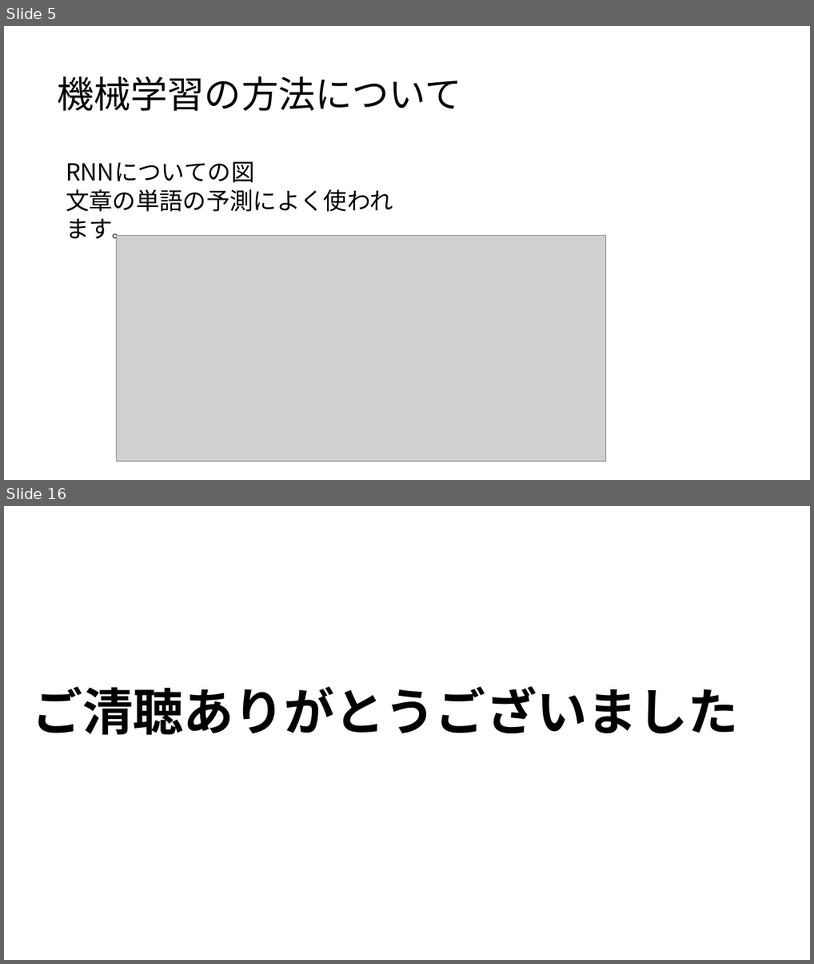
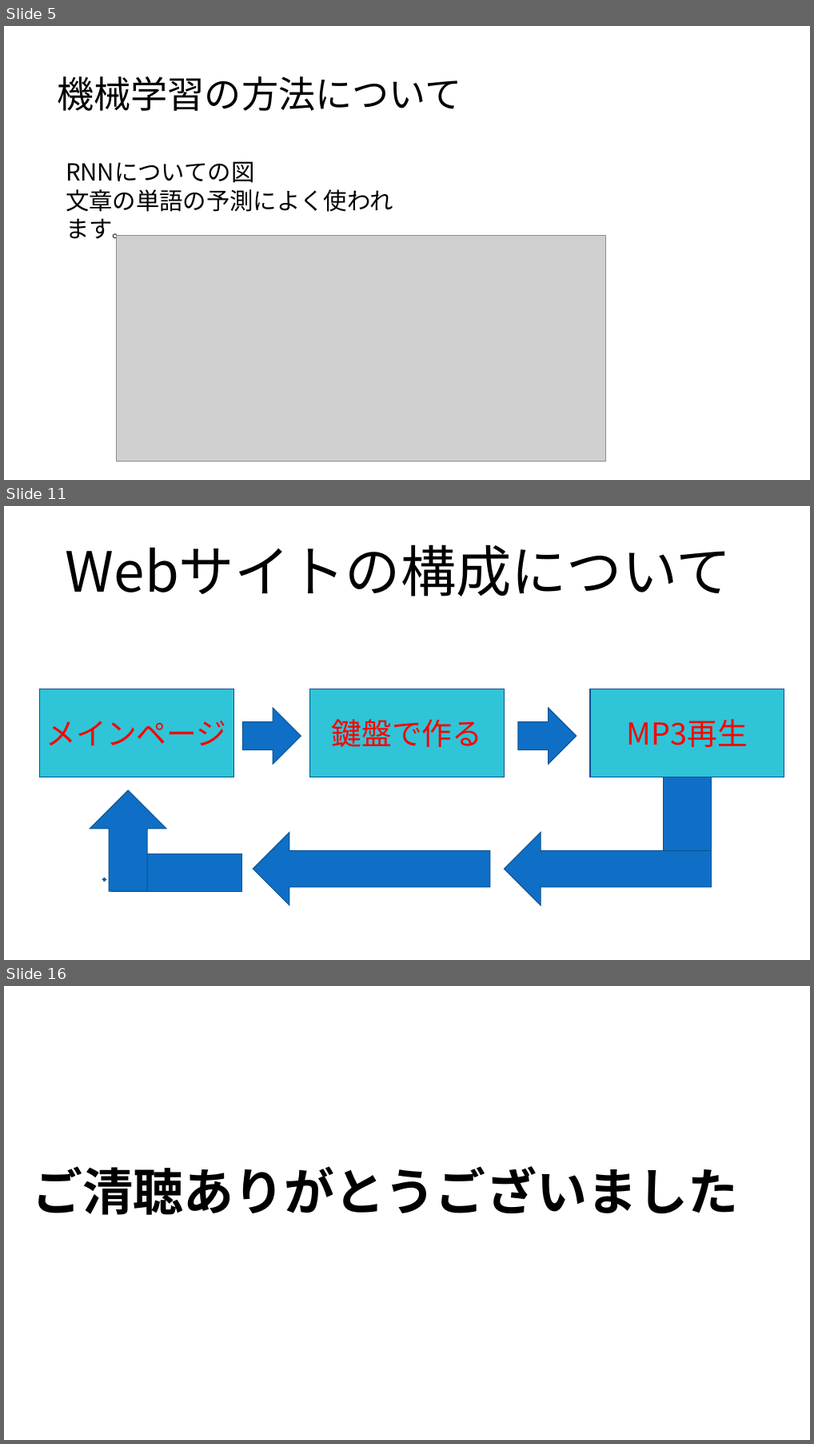
Before and after one commit to yoshitake266/bitComposer_prj, a slide deck: presentation/bit Composer2.pptx. Shown one above the other, each under a label of ours: slides 5 and 16 before the commit, slides 5, 11 and 16 after it; the slides between them are not shown. The pictures are 814x964 and 814x1444 pixels, drawn with LibreOffice and Linux fonts; fonts in the diff are those of the drawing; grey boxes stand for pictures. Boxes give left, top, right and bottom in pixels: in the first picture for what was removed or moved away, otherwise in the second. Text is boxed around its words. In the diff, an @@ line names an element or a change of style, - is before the commit and + after.

```diff
--- a/presentation/bit Composer2.pptx
+++ b/presentation/bit Composer2.pptx
@@ slide 11 added at [4,506,810,960], background #FFFFFF @@
@@ title added at [66,544,732,596], 66 pt, text #000000 @@
+Webサイトの構成について
@@ rectangle added at [39,689,234,777], fill #30C4D8, outline #0B5292 1 pt, 36 pt, text #FF0000 @@
+メインページ
@@ rectangle added at [310,689,504,777], fill #30C4D8, outline #0B5292 1 pt, 36 pt, text #FF0000 @@
+鍵盤で作る
@@ rectangle added at [591,689,785,777], fill #30C4D8, outline #0B5292 1 pt, 36 pt, text #FF0000 @@
+MP3再生
@@ right arrow added at [243,708,301,764], fill #0F6FC6, outline #0B5292 1 pt @@
@@ right arrow added at [518,708,576,764], fill #0F6FC6, outline #0B5292 1 pt @@
@@ up arrow added at [90,790,166,892], fill #0F6FC6, outline #0B5292 1 pt @@
@@ rectangle added at [664,776,712,877], fill #0F6FC6, outline #0B5292 1 pt @@
@@ left arrow added at [254,832,490,905], fill #0F6FC6, outline #0B5292 1 pt @@
@@ left arrow added at [504,832,712,905], fill #0F6FC6, outline #0B5292 1 pt @@
@@ rectangle added at [111,854,242,892], fill #0F6FC6, outline #0B5292 1 pt @@
@@ up arrow added at [102,877,106,880], fill #0F6FC6, outline #0B5292 1 pt @@
```
Also in this commit, not shown: 12 slides changed, 1 other slide added, 2 slides removed.
